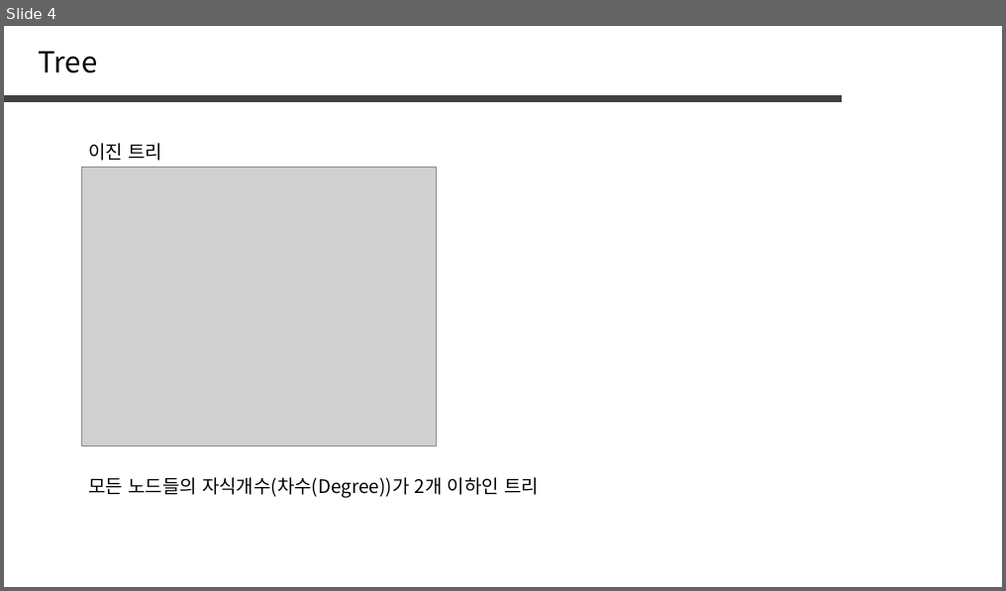
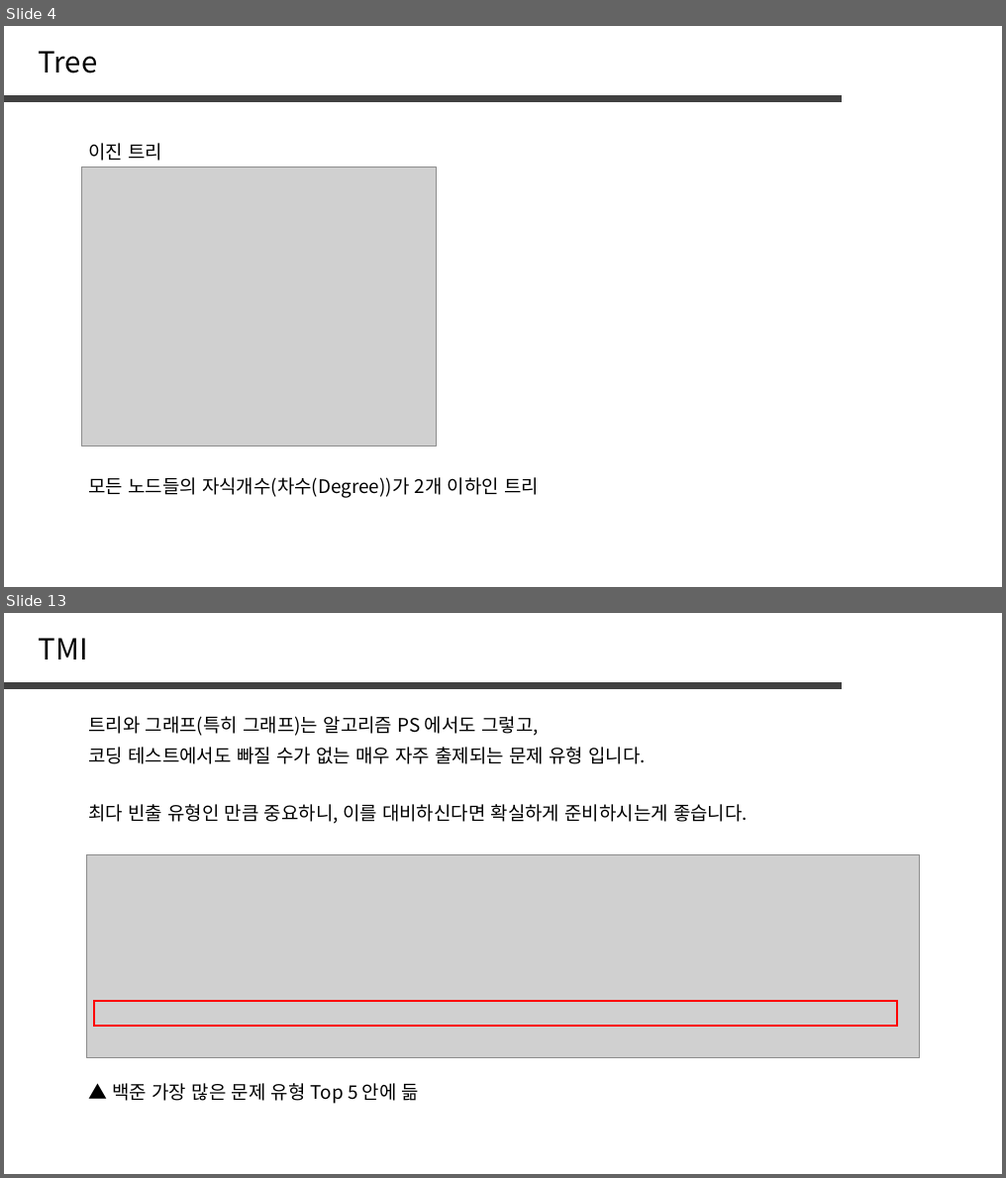
Before and after one commit to jaehoo1/PS-study, a slide deck: study/8_Tree, Graph.pptx. Shown one above the other, each under a label of ours: slide 4 before the commit, slides 4 and 13 after it; the slides between them are not shown. The pictures are 1006x591 and 1006x1178 pixels, drawn with LibreOffice and Linux fonts; fonts in the diff are those of the drawing; grey boxes stand for pictures. Boxes give left, top, right and bottom in pixels: in the first picture for what was removed or moved away, otherwise in the second. Text is boxed around its words. In the diff, an @@ line names an element or a change of style, - is before the commit and + after.

```diff
--- a/study/8_Tree, Graph.pptx
+++ b/study/8_Tree, Graph.pptx
@@ slide 13 added at bbox=[4, 613, 1002, 1174], background #FFFFFF @@
@@ text added at bbox=[39, 638, 88, 660], 28 pt, text #000000 @@
+TMI
@@ line added from (4, 685) to (843, 685), #404040 6 pt @@
@@ text added at bbox=[88, 716, 538, 736], 18 pt, text #000000 @@
+트리와 그래프(특히 그래프)는 알고리즘 PS 에서도 그렇고,
@@ text added at bbox=[88, 747, 645, 764], 18 pt, text #000000 @@
+코딩 테스트에서도 빠질 수가 없는 매우 자주 출제되는 문제 유형 입니다.
@@ text added at bbox=[88, 804, 747, 824], 18 pt, text #000000 @@
+최다 빈출 유형인 만큼 중요하니, 이를 대비하신다면 확실하게 준비하시는게 좋습니다.
@@ picture added at bbox=[87, 855, 920, 1059] @@
@@ rectangle added at bbox=[94, 1001, 897, 1026], outline #FF0000 2.25 pt @@
@@ text added at bbox=[113, 1083, 419, 1104], 18 pt, text #000000 @@
+▲ 백준 가장 많은 문제 유형 Top 5 안에 듦
```
Also in this commit, not shown: 7 slides changed, 13 other slides added, 24 slides removed.
